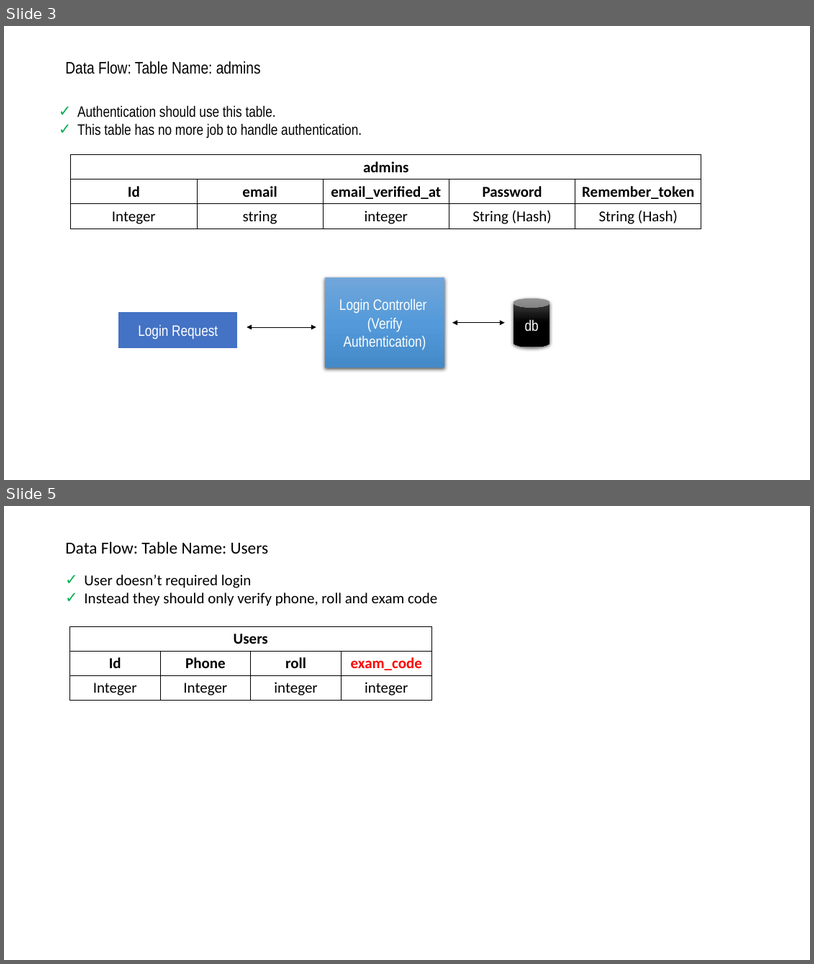
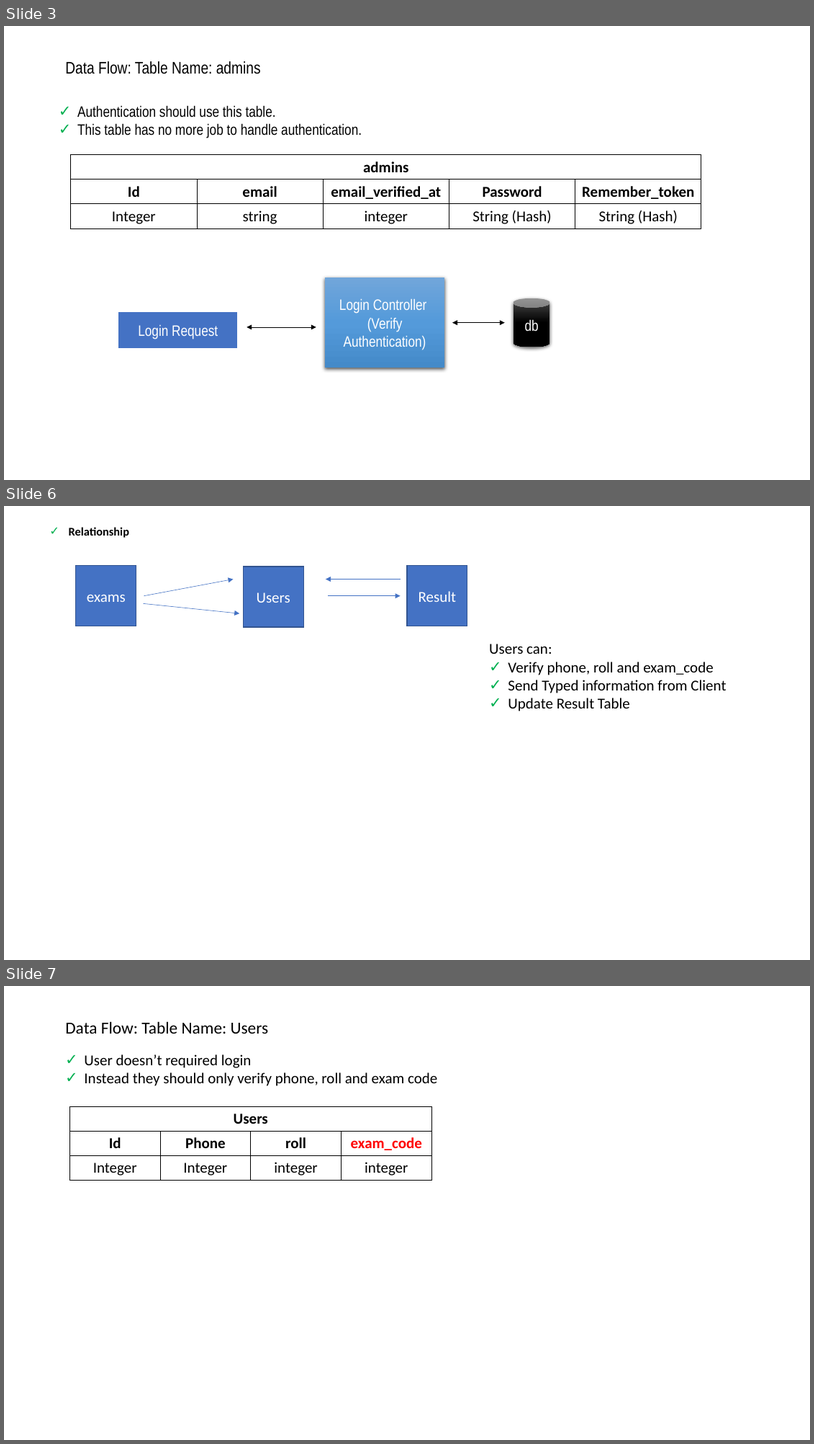
Before and after one commit to mdadalkhan/Code, a slide deck: projects/brems/Overview.pptx. Shown one above the other, each under a label of ours: slides 3 and 5 before the commit, slides 3, 6 and 7 after it; the slides between them are not shown. The pictures are 814x964 and 814x1444 pixels, drawn with LibreOffice and Linux fonts; fonts in the diff are those of the drawing. Boxes give left, top, right and bottom in pixels: in the first picture for what was removed or moved away, otherwise in the second. Text is boxed around its words. In the diff, an @@ line names an element or a change of style, - is before the commit and + after.

```diff
--- a/projects/brems/Overview.pptx
+++ b/projects/brems/Overview.pptx
@@ slide 6 added at [4,506,810,960], background #FFFFFF @@
@@ text added at [69,527,129,538], 14 pt, text #000000, bold @@
+✓ Relationship
@@ rectangle added at [76,566,136,626], fill #4472C4, outline #325491 1 pt, 18 pt, text #FFFFFF @@
+exams
@@ rectangle added at [244,566,304,627], fill #4472C4, outline #325491 1 pt, 18 pt, text #FFFFFF @@
+Users
@@ rectangle added at [407,566,468,626], fill #4472C4, outline #325491 1 pt, 18 pt, text #FFFFFF @@
+Result
@@ arrow added from (144, 596) to (233, 579), #4472C4 0.5 pt @@
@@ arrow added from (401, 579) to (326, 579), #4472C4 0.5 pt @@
@@ arrow added from (143, 603) to (240, 614), #4472C4 0.5 pt @@
@@ arrow added from (328, 596) to (401, 596), #4472C4 0.5 pt @@
@@ text added at [489,644,726,711], 18 pt, text #000000 @@
+Users can:
+✓ Verify phone, roll and exam_code
+✓ Send Typed information from Client
+✓ Update Result Table
@@ what was slide 5 is now slide 7 @@
```
Also in this commit, not shown: 1 slide changed, 2 other slides added, 1 slide removed, 17 other files.
